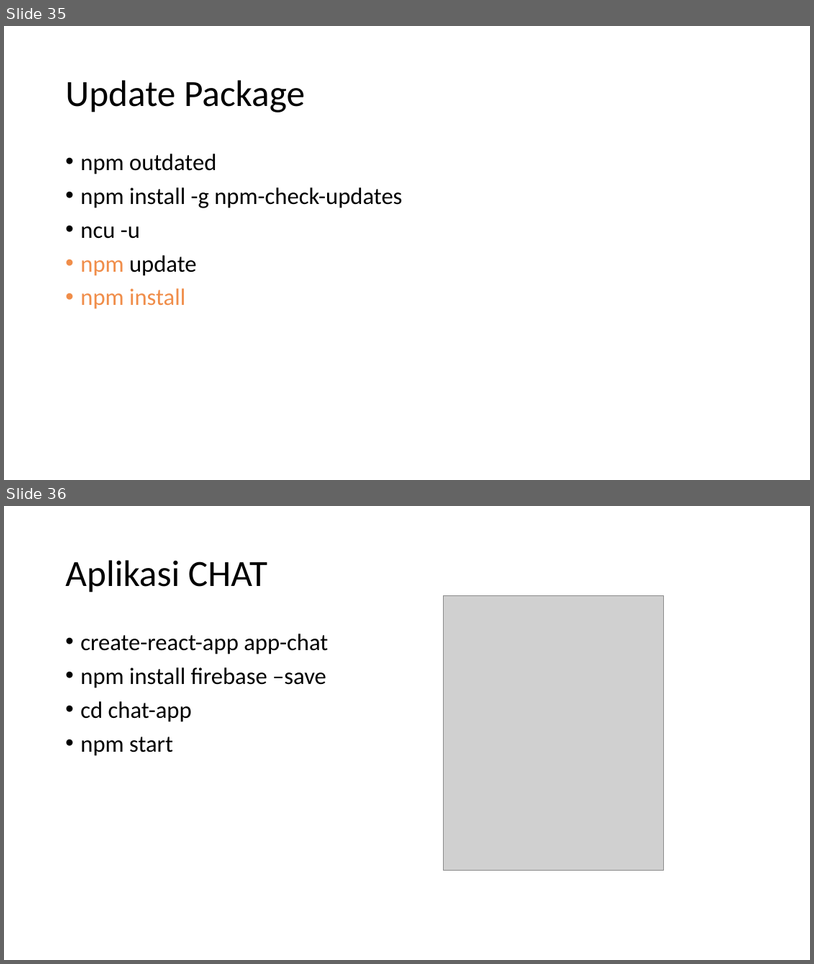
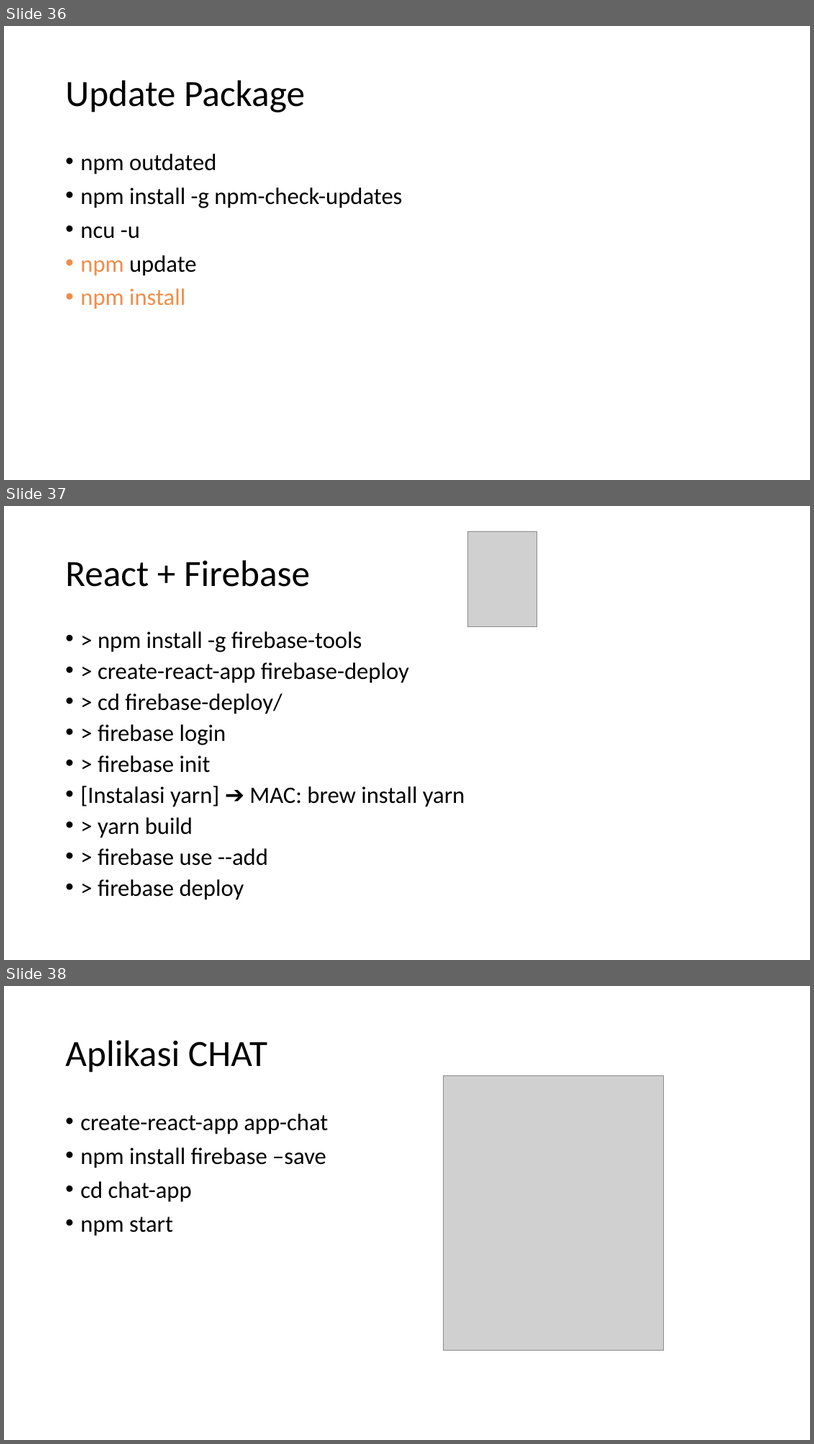
Before and after one commit to samwildan/react-heroku-firebase, a slide deck: materi/Web-React-Heroku_firebase.pptx. Shown one above the other, each under a label of ours: slides 35 and 36 before the commit, slides 36, 37 and 38 after it. The pictures are 814x964 and 814x1444 pixels, drawn with LibreOffice and Linux fonts; fonts in the diff are those of the drawing; grey boxes stand for pictures. Boxes give left, top, right and bottom in pixels: in the first picture for what was removed or moved away, otherwise in the second. Text is boxed around its words. In the diff, an @@ line names an element or a change of style, - is before the commit and + after.

```diff
--- a/materi/Web-React-Heroku_firebase.pptx
+++ b/materi/Web-React-Heroku_firebase.pptx
@@ slide 37 added at (4, 506, 810, 960), background #FFFFFF @@
@@ picture added at (468, 531, 538, 627) @@
@@ title added at (65, 560, 310, 587), 44 pt, text #000000 @@
+React + Firebase
@@ text added at (80, 631, 465, 900), 28 pt, text #000000 @@
+• > npm install -g firebase-tools
+• > create-react-app firebase-deploy
+• > cd firebase-deploy/
+• > firebase login
+• > firebase init
+• [Instalasi yarn] ➔ MAC: brew install yarn
+• > yarn build
+• > firebase use --add
+• > firebase deploy
@@ what was slide 35 is now slide 36 @@
@@ what was slide 36 is now slide 38 @@
```
Also in this commit, not shown: 9 slides changed, 1 other slide added.
